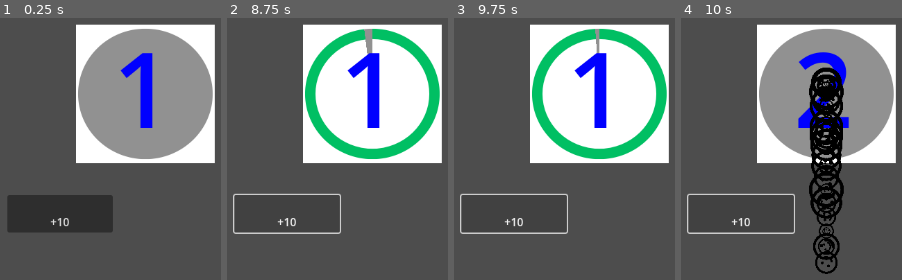
Above: before the commit, frames 1-4 (left to right).
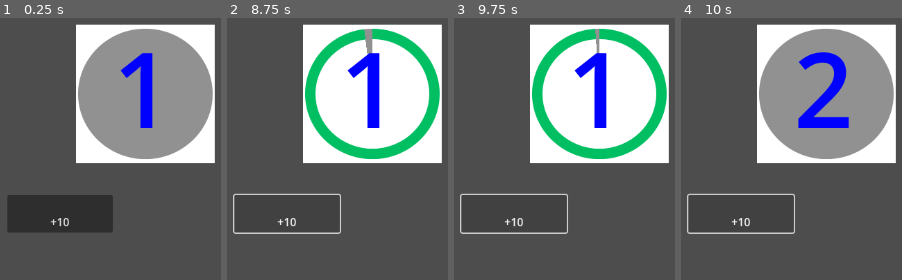
Above: after the commit, the same moments.

Repository: DevKaique-1/devmobile
Game: Godot game, scene res://Atividade_18/progressBar.tscn
Two runs of this game, one before a commit and one after it. Both use one fixed random seed, a clock stepped at 60 frames per second and the inputs below. This scene is started directly instead of the project's main scene.
Inputs:
- Up to frame 1 (0.25 s): no input
- Up to frame 2 (8.75 s): click "+10" at 0.5 s; click "+10" at 1.25 s; click "+10" at 2 s; tap Enter at 2.75, 4.25, 6.5 s; tap Space at 3.5, 5.75, 7.25 s
- Up to frame 3 (9.75 s): no input
- Up to frame 4 (10 s): no input

Frames 1-3 are identical in both runs. In frame 4, 8.0% of the frame differs, in the area x 57-74%, y 18-98%.

Commit message:
atts 20 e 19

Diff:
--- a/entregasmobile/Atividade_18/progressBar.tscn
+++ b/entregasmobile/Atividade_18/progressBar.tscn
@@ -58,11 +58,11 @@
 emitting = false
 amount = 50
 texture = ExtResource("4_0oiol")
-lifetime = 2.85
+lifetime = 8.66
 preprocess = 3.5
 speed_scale = 2.65
-explosiveness = 0.65
-randomness = 0.3
+explosiveness = 0.79
+randomness = 0.9
 lifetime_randomness = 0.55
 direction = Vector2(39939, -11)
 spread = 180.0
--- /dev/null
+++ b/entregasmobile/atividade_19/vbox_container.gd
@@ -0,0 +1,10 @@
+extends Control
+@onready var input_nome: LineEdit = $formulario/HBoxContainer/LineEdit
+@onready var input_idade: LineEdit = $formulario/HBoxContainer2/LineEdit
+@onready var output_label: Label = $formulario/output_label
+
+
+func _on_button_mostrar_pressed() -> void:
+	var nome = input_nome.text
+	var idade_texto = input_idade.tex
+	pass # Replace with function body.
--- /dev/null
+++ b/entregasmobile/atividade_19/vbox_container.tscn
@@ -0,0 +1,63 @@
+[gd_scene load_steps=2 format=3 uid="uid://cbgy2syppa3sx"]
+
+[ext_resource type="Script" uid="uid://cd5tyjcsybiim" path="res://atividade_19/vbox_container.gd" id="1_34bil"]
+
+[node name="VboxContainer" type="Control"]
+layout_mode = 3
+anchor_right = 0.338
+anchor_bottom = 0.448
+offset_left = 39.0
+offset_top = 13.0
+offset_right = 801.624
+offset_bottom = 370.696
+grow_horizontal = 2
+grow_vertical = 2
+script = ExtResource("1_34bil")
+
+[node name="formulario" type="VBoxContainer" parent="."]
+layout_mode = 1
+anchors_preset = -1
+anchor_right = 0.151
+anchor_bottom = 0.144
+offset_left = 202.0
+offset_top = 182.0
+offset_right = 319.048
+offset_bottom = 268.688
+
+[node name="Label" type="Label" parent="formulario"]
+layout_mode = 2
+text = "Formulario de dados"
+
+[node name="HBoxContainer" type="HBoxContainer" parent="formulario"]
+layout_mode = 2
+
+[node name="Label" type="Label" parent="formulario/HBoxContainer"]
+layout_mode = 2
+text = "Nome:"
+
+[node name="LineEdit" type="LineEdit" parent="formulario/HBoxContainer"]
+layout_mode = 2
+placeholder_text = "Input name"
+expand_to_text_length = true
+
+[node name="HBoxContainer2" type="HBoxContainer" parent="formulario"]
+layout_mode = 2
+
+[node name="Label" type="Label" parent="formulario/HBoxContainer2"]
+layout_mode = 2
+text = "Idade:"
+
+[node name="LineEdit" type="LineEdit" parent="formulario/HBoxContainer2"]
+layout_mode = 2
+placeholder_text = "imput idade"
+expand_to_text_length = true
+
+[node name="Button_mostrar" type="Button" parent="formulario"]
+layout_mode = 2
+text = "Mostrar dados"
+
+[node name="output_label" type="Label" parent="formulario"]
+layout_mode = 2
+text = "seus daadosaprecerão aqui"
+
+[connection signal="pressed" from="formulario/Button_mostrar" to="." method="_on_button_mostrar_pressed"]
Empty file added: entregasmobile/atividade_19/button_mostrar.gd
Not shown, added: entregasmobile/atividade_19/button_mostrar.gd.uid
Not shown, added: entregasmobile/atividade_19/vbox_container.gd.uid
